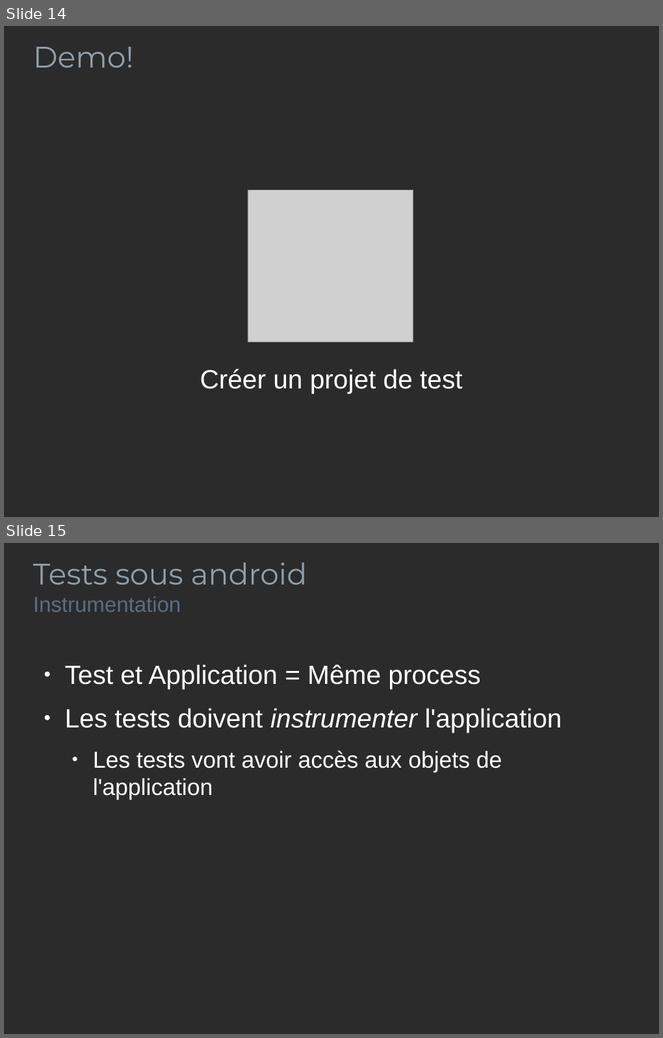
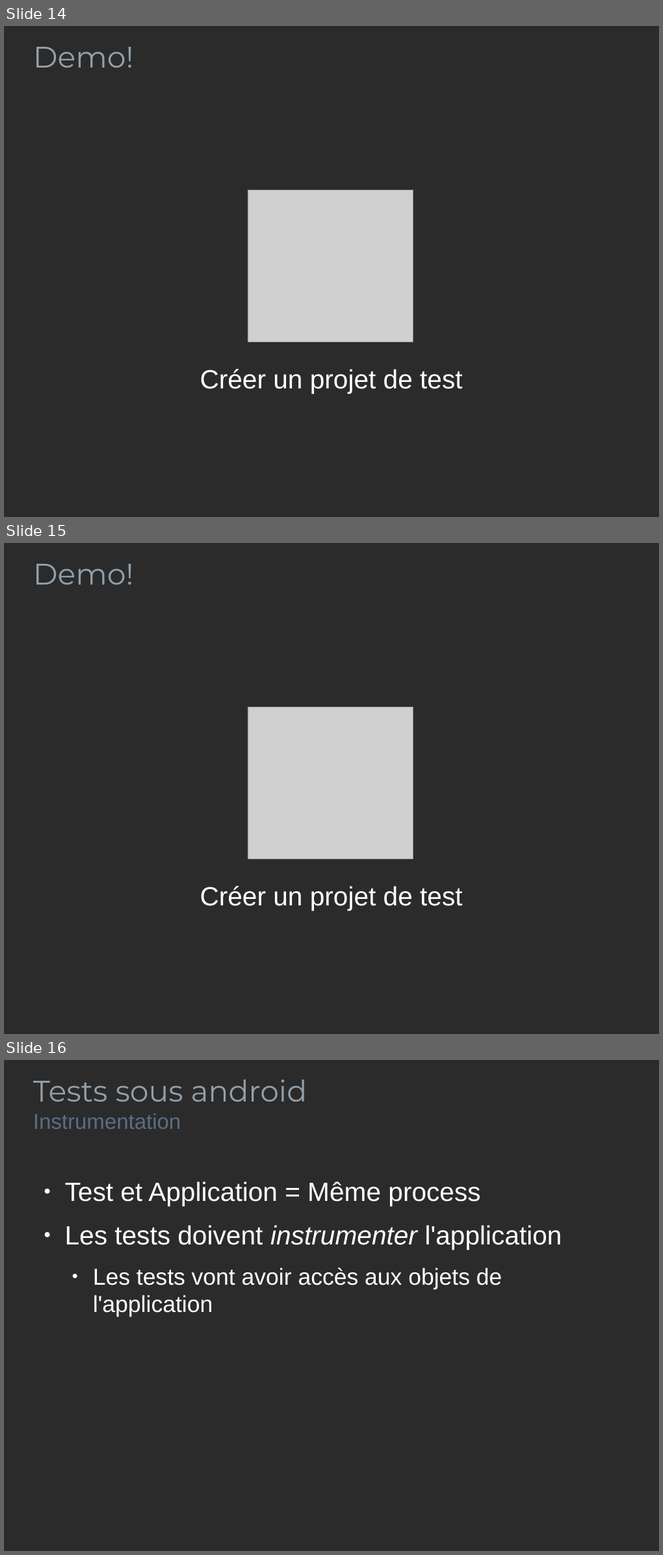
Before and after one commit to pbreault/TestsOnAndroid, a slide deck: Presentation.odp. Shown one above the other, each under a label of ours: slides 14 and 15 before the commit, slides 14, 15 and 16 after it. The pictures are 663x1038 and 663x1555 pixels, drawn with LibreOffice and Linux fonts; fonts in the diff are those of the drawing; grey boxes stand for pictures; background and template pictures are left out; a plain dark background stands for a picture behind light text. Boxes give left, top, right and bottom in pixels: in the first picture for what was removed or moved away, otherwise in the second. Text is boxed around its words. In the diff, an @@ line names an element or a change of style, - is before the commit and + after.

```diff
--- a/Presentation.odp
+++ b/Presentation.odp
@@ slide 15 added at (x1=4, y1=543, x2=659, y2=1034), background picture (left out) @@
@@ text added at (x1=33, y1=564, x2=133, y2=585), 36 pt, text #919FAA @@
+Demo!
@@ picture added at (x1=248, y1=707, x2=414, y2=860) @@
@@ subtitle added at (x1=200, y1=886, x2=462, y2=911), 32 pt, text #FFFFFF @@
+Créer un projet de test
@@ what was slide 15 is now slide 16 @@
```
Also in this commit, not shown: 1 slide changed, 2 other slides added, 1 other file.
